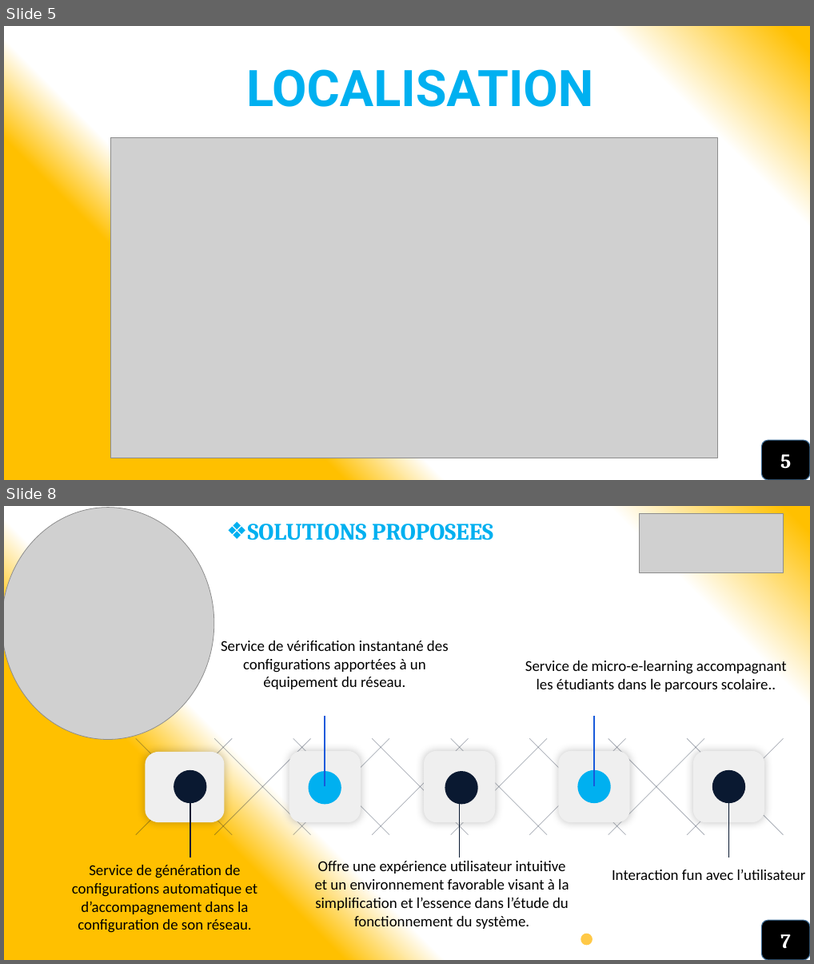
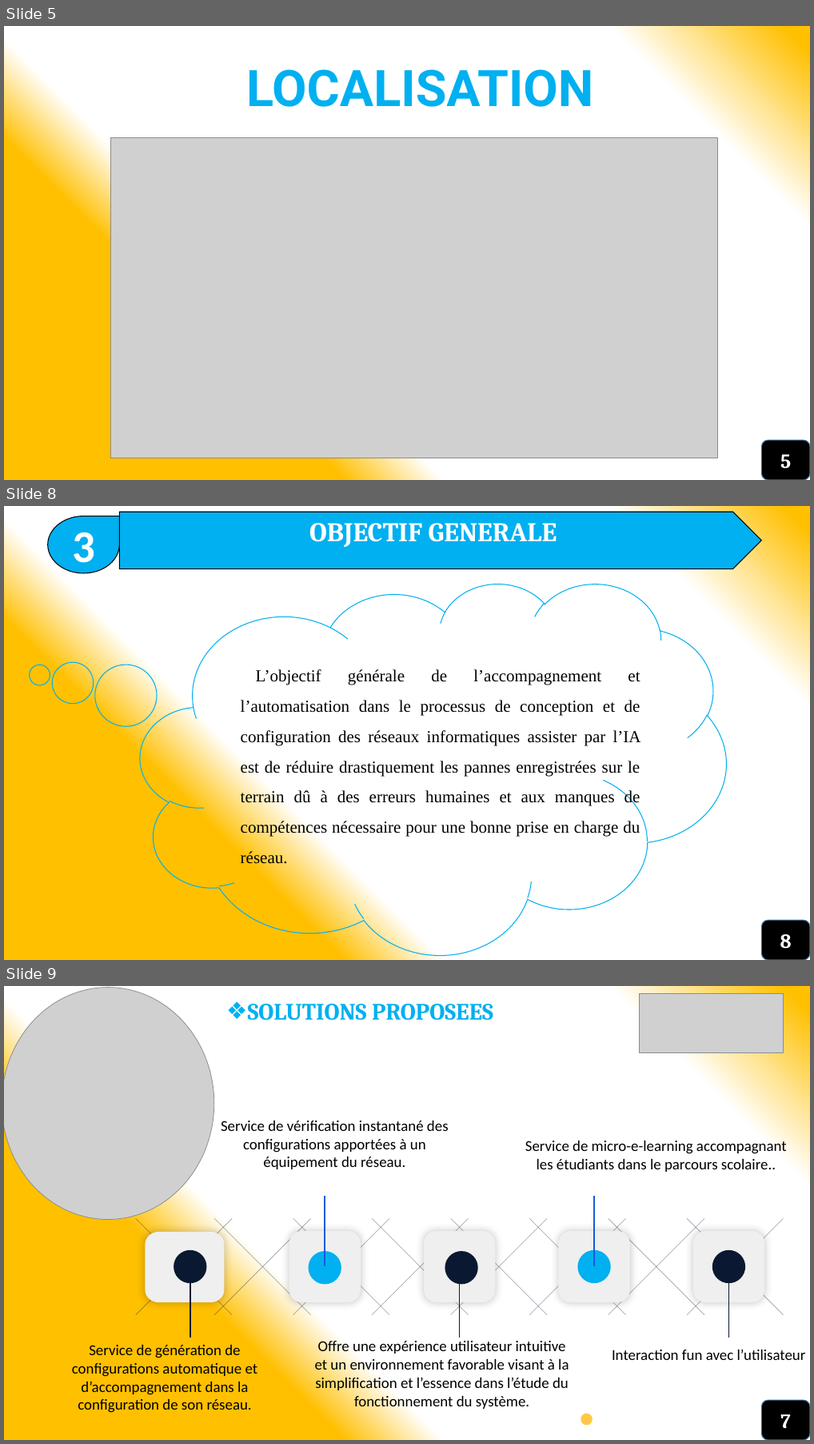
Before and after one commit to miguelnkono/documents, a slide deck: NetBotPW.pptx. Shown one above the other, each under a label of ours: slides 5 and 8 before the commit, slides 5, 8 and 9 after it; the slides between them are not shown. The pictures are 814x964 and 814x1444 pixels, drawn with LibreOffice and Linux fonts; fonts in the diff are those of the drawing; grey boxes stand for pictures. Boxes give left, top, right and bottom in pixels: in the first picture for what was removed or moved away, otherwise in the second. Text is boxed around its words. In the diff, an @@ line names an element or a change of style, - is before the commit and + after.

```diff
--- a/NetBotPW.pptx
+++ b/NetBotPW.pptx
@@ slide 8 added at [4,506,810,960], background gradient #FFC000 to #FFFFFF @@
@@ teardrop added at [47,516,119,573], fill #00B0F0, outline #000000 1 pt, 54 pt, text #FFFFFF, bold @@
+3
@@ pentagon arrow added at [119,512,762,569], fill #00B0F0, outline #000000 1 pt, 32 pt, text #FFFFFF, bold @@
+OBJECTIF GENERALE
@@ thought cloud added at [141,583,727,954], outline #00B0F0 1 pt @@
@@ text added at [241,669,642,867], 20 pt, text #000000 @@
+L’objectif générale de l’accompagnement et l’automatisation dans le processus de conception et de configuration des réseaux informatiques assister par l’IA est de réduire drastiquement les pannes enregistrées sur le terrain dû à des erreurs humaines et aux manques de compétences nécessaire pour une bonne prise en charge du réseau.
@@ rounded rectangle added at [762,920,810,960], fill #000000, outline #43739E 1 pt, 24 pt, text #FFFFFF, bold @@
+8
@@ what was slide 8 is now slide 9 @@
```
Also in this commit, not shown: 5 slides changed, 3 other files.
